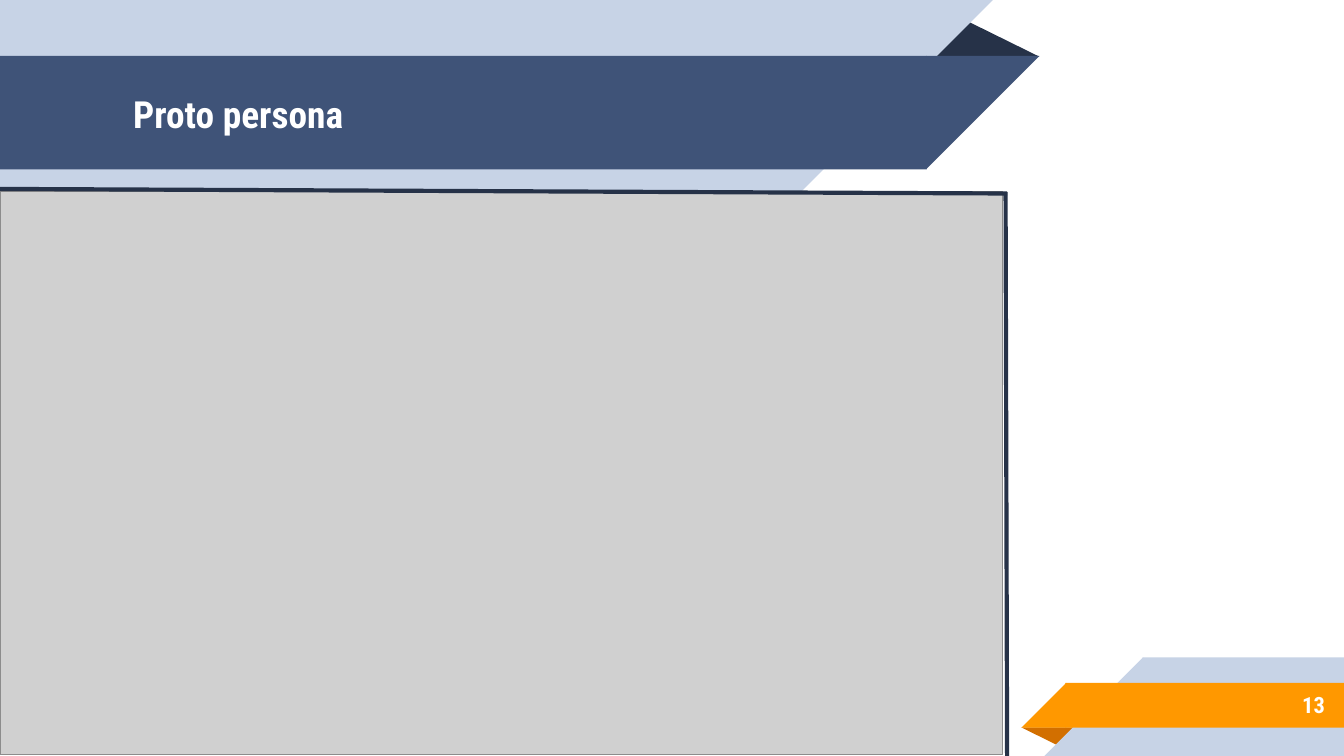
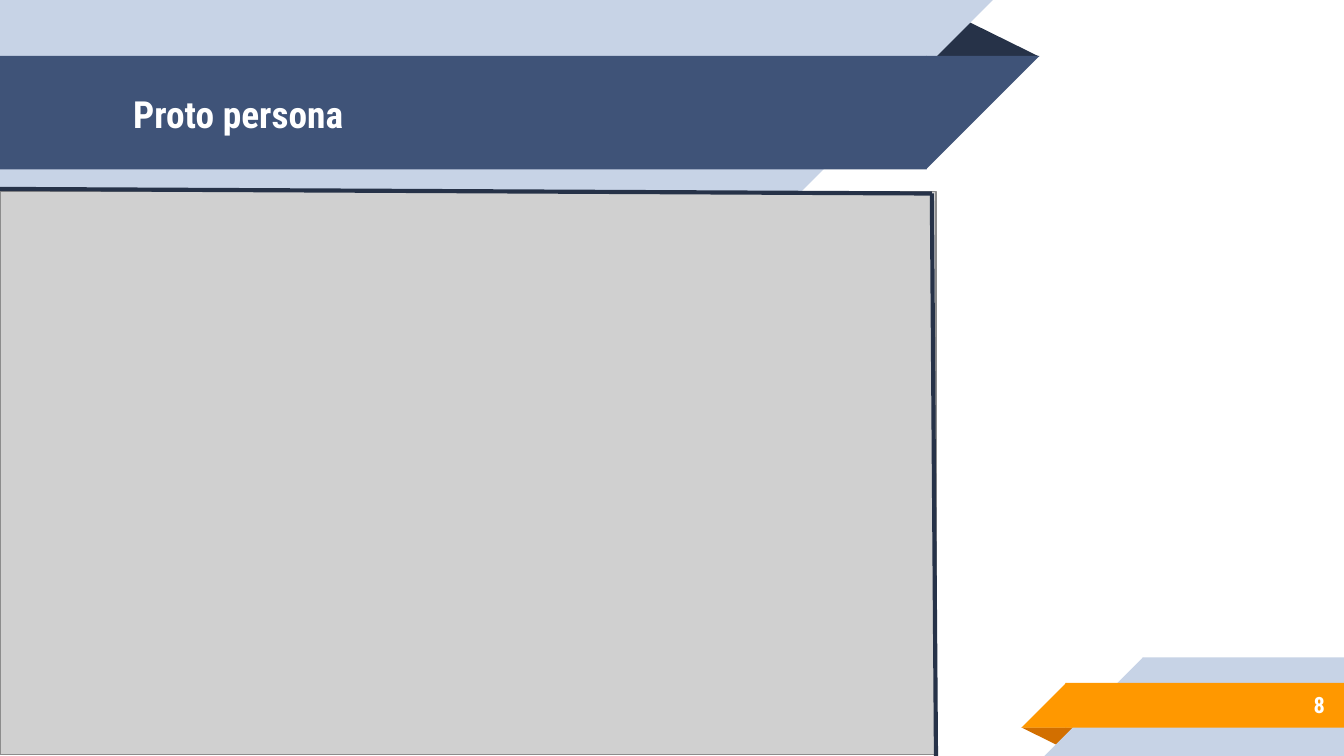
Before and after one commit to sergioetrindade/GRUPO-10-2ADSA, a slide deck: slide 8 of Documentação/ppts/PPT grupo 10.pptx (slide 13 before the commit). Drawn at 1344x756 pixels with LibreOffice and Linux fonts; fonts in the diff are those of the drawing; grey boxes stand for pictures. Boxes give left, top, right and bottom in pixels: in the first picture for what was removed or moved away, otherwise in the second. Text is boxed around its words. In the diff, an @@ line names an element or a change of style, - is before the commit and + after.

Commit message:
PPT

```diff
--- a/Documentação/ppts/PPT grupo 10.pptx
+++ b/Documentação/ppts/PPT grupo 10.pptx
@@ picture: place and size @@
-picture at box(0, 192, 1003, 755)
+picture at box(0, 192, 935, 755)
@@ line moved from (0, 190) - (1007, 194) to (0, 190) - (931, 194) @@
@@ line moved from (1005, 192) - (1007, 756) to (931, 194) - (935, 755) @@
@@ page number at box(1314, 697, 1325, 714): text changed @@
-13
+8
```
Also in this commit, not shown: 1 other slide changed, 5 slides added, 7 slides removed, 2 other files.
